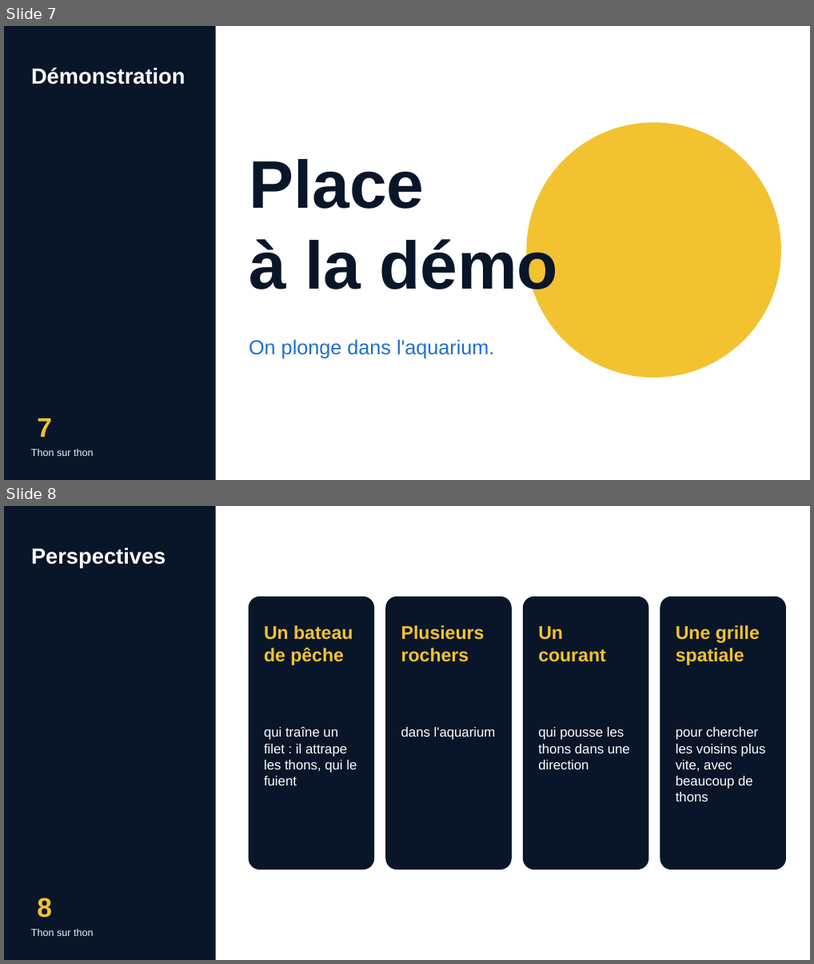
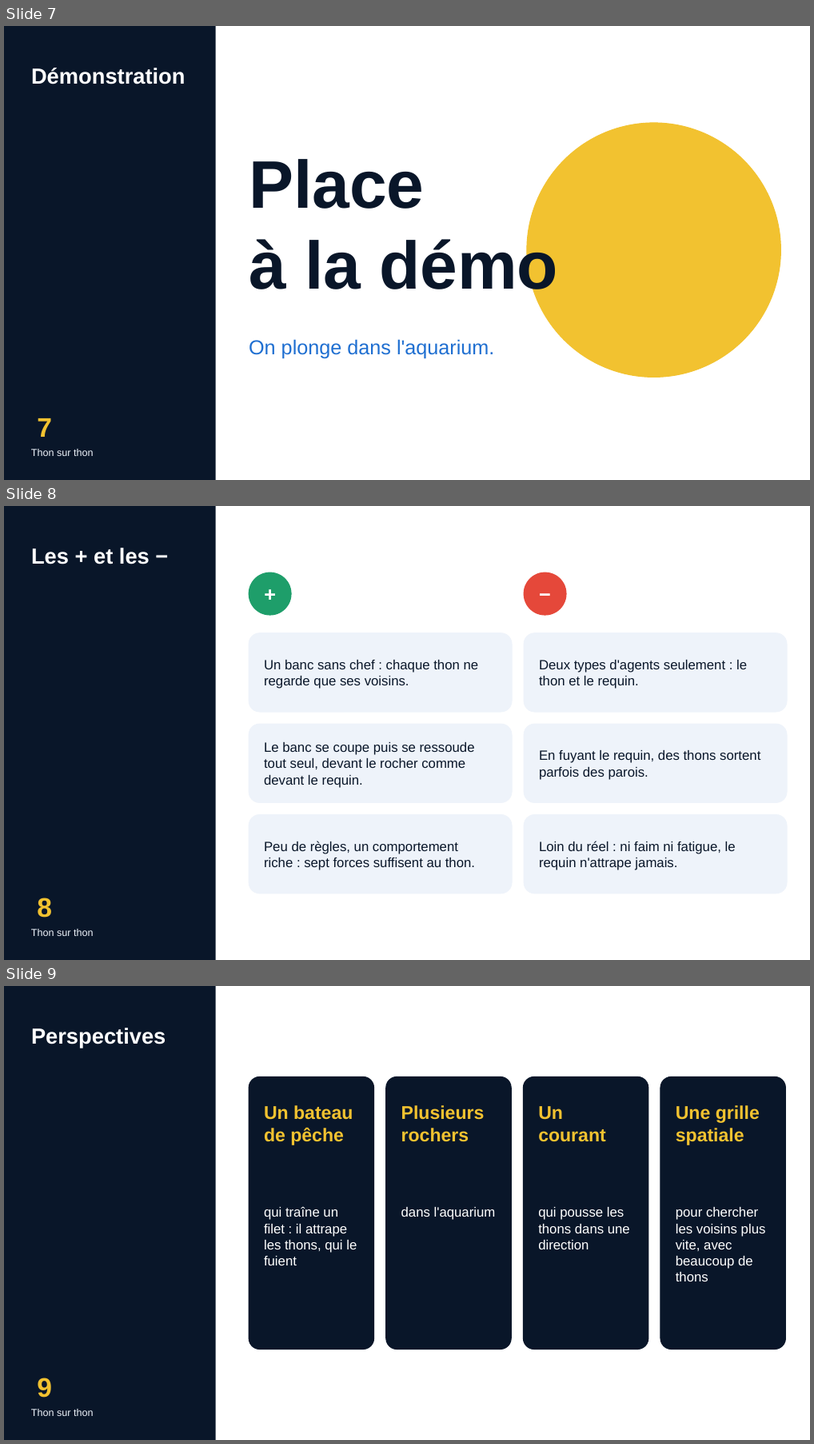
Before and after one commit to Lou-Simon/thon-sur-ton, a slide deck: soutenance/thon-sur-thon.pptx. Shown one above the other, each under a label of ours: slides 7 and 8 before the commit, slides 7, 8 and 9 after it. The pictures are 814x964 and 814x1444 pixels, drawn with LibreOffice and Linux fonts; fonts in the diff are those of the drawing. Boxes give left, top, right and bottom in pixels: in the first picture for what was removed or moved away, otherwise in the second. Text is boxed around its words. In the diff, an @@ line names an element or a change of style, - is before the commit and + after.

```diff
--- a/soutenance/thon-sur-thon.pptx
+++ b/soutenance/thon-sur-thon.pptx
@@ slide 8 added at (4, 506, 810, 960), background #FFFFFF; not listed: 2 template elements that a slide beside it also shows @@
@@ title added at (31, 548, 150, 564), 26 pt, text #FFFFFF, bold @@
+Les + et les −
@@ ellipse added at (249, 572, 291, 615), fill #1E9E6A, outline #1E9E6A 1 pt @@
@@ text added at (249, 572, 291, 615), 24 pt, text #FFFFFF, bold @@
++
@@ ellipse added at (524, 572, 566, 615), fill #E5483A, outline #E5483A 1 pt @@
@@ text added at (524, 572, 566, 615), 24 pt, text #FFFFFF, bold @@
+−
@@ rounded rectangle added at (249, 633, 512, 712), fill #EEF3FA, outline #EEF3FA 1 pt @@
@@ rounded rectangle added at (524, 633, 787, 712), fill #EEF3FA, outline #EEF3FA 1 pt @@
@@ text added at (264, 660, 479, 688), 16 pt, text #091629 @@
+Un banc sans chef : chaque thon ne regarde que ses voisins.
@@ text added at (539, 660, 747, 688), 16 pt, text #091629 @@
+Deux types d'agents seulement : le thon et le requin.
@@ rounded rectangle added at (249, 724, 512, 803), fill #EEF3FA, outline #EEF3FA 1 pt @@
@@ text added at (264, 742, 475, 788), 16 pt, text #091629 @@
+Le banc se coupe puis se ressoude tout seul, devant le rocher comme devant le requin.
@@ rounded rectangle added at (524, 724, 787, 803), fill #EEF3FA, outline #EEF3FA 1 pt @@
@@ text added at (539, 750, 761, 780), 16 pt, text #091629 @@
+En fuyant le requin, des thons sortent parfois des parois.
@@ rounded rectangle added at (249, 815, 512, 893), fill #EEF3FA, outline #EEF3FA 1 pt @@
@@ rounded rectangle added at (524, 815, 787, 893), fill #EEF3FA, outline #EEF3FA 1 pt @@
@@ text added at (264, 840, 475, 870), 16 pt, text #091629 @@
+Peu de règles, un comportement riche : sept forces suffisent au thon.
@@ text added at (539, 840, 736, 870), 16 pt, text #091629 @@
+Loin du réel : ni faim ni fatigue, le requin n'attrape jamais.
@@ page number added at (37, 897, 52, 917), 32 pt, text #F2C230, bold @@
+8
@@ what was slide 8 is now slide 9 @@
@@ page number at (37, 1377, 52, 1397): text changed @@
-8
+9
```
Also in this commit, not shown: 2 other files.
